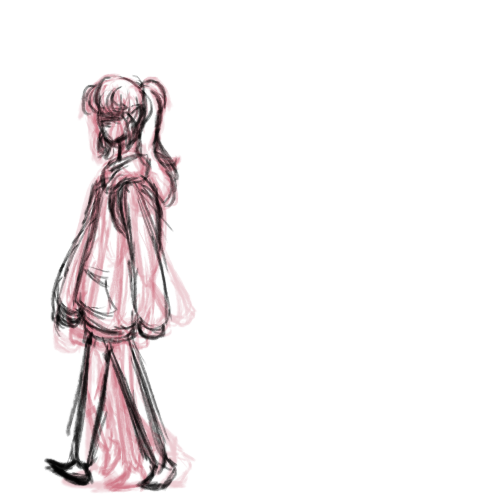
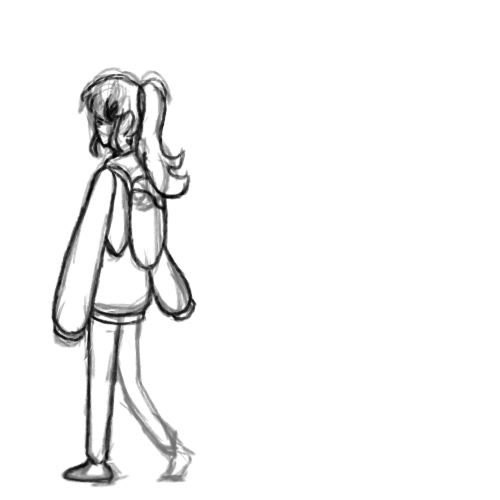
Comparing the layer stacks of the two 500x500 images. Changes:
added layer "Paint Layer 6" above "Paint Layer 2" over [77, 67, 191, 192]
"Paint Layer 2": opacity 100% → 57%, painted on it over [44, 67, 198, 494]
